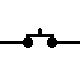
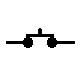
The second 80px x 80px image is a revision of the first. Changes to its layers:
painted on "Pozadí" over [0, 41, 80, 44]
